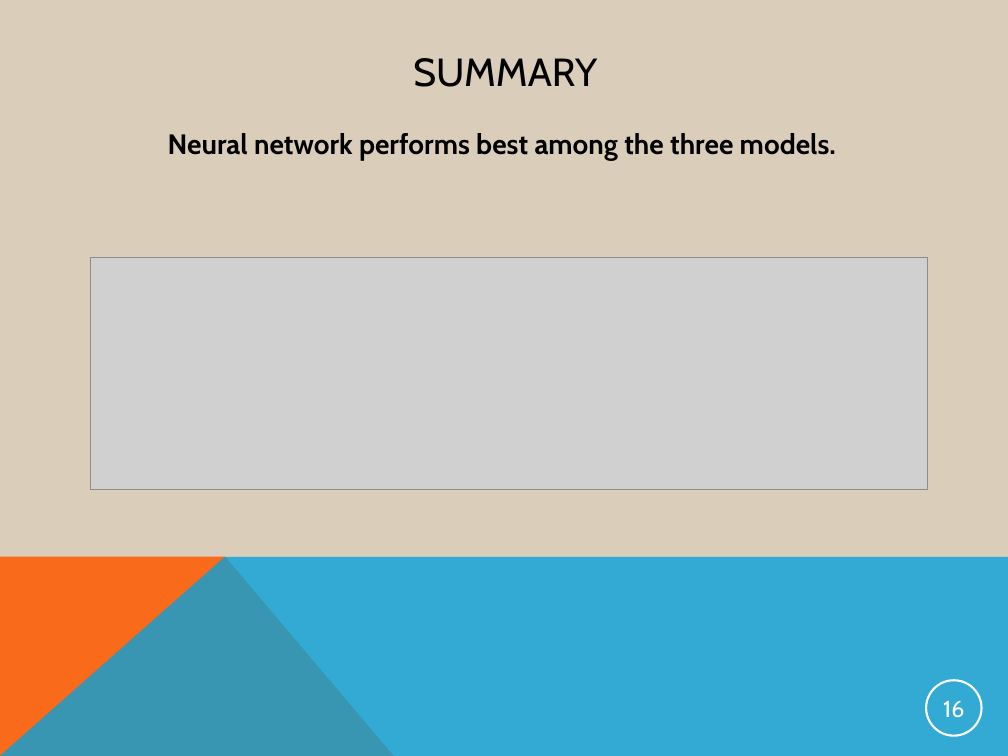
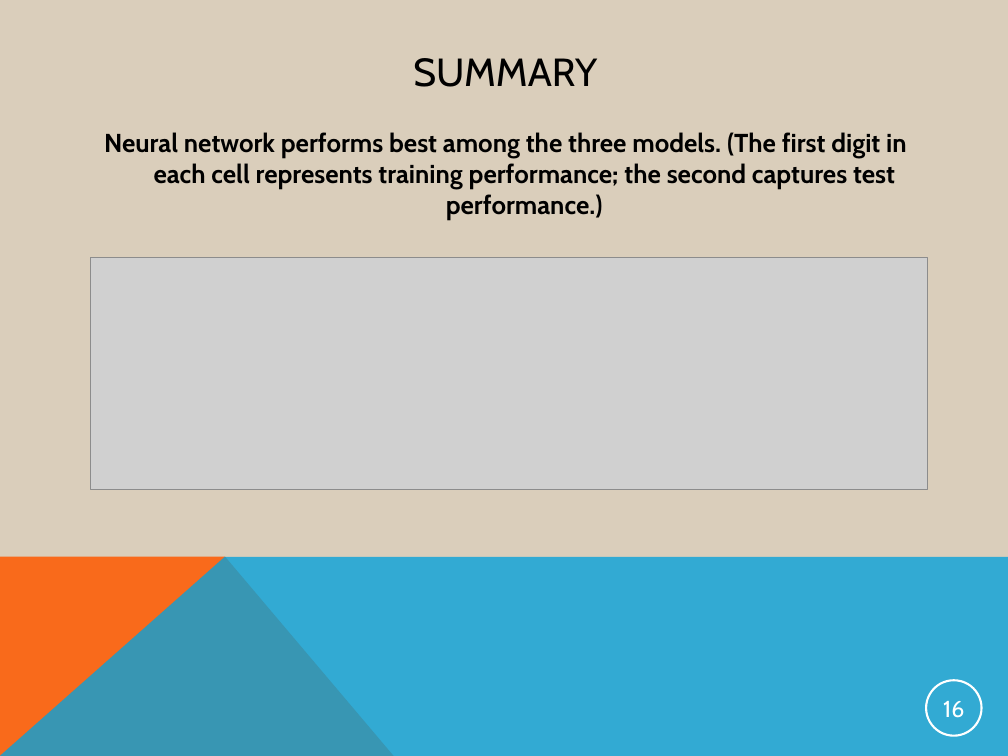
Before and after one commit to AOlden/sb-projects, a slide deck: slide 16 of CP2/CP2_deck.pptx. Drawn at 1008x756 pixels with LibreOffice and Linux fonts; fonts in the diff are those of the drawing; grey boxes stand for pictures. Boxes give left, top, right and bottom in pixels: in the first picture for what was removed or moved away, otherwise in the second. Text is boxed around its words. In the diff, an @@ line names an element or a change of style, - is before the commit and + after.

Commit message:
summary update

```diff
--- a/CP2/CP2_deck.pptx
+++ b/CP2/CP2_deck.pptx
@@ text at [104, 132, 906, 219]: text changed; size 20 to 18.5 pt @@
-Neural network performs best among the three models.
+Neural network performs best among the three models. (The first digit in each cell represents training performance; the second captures test performance.)
```
